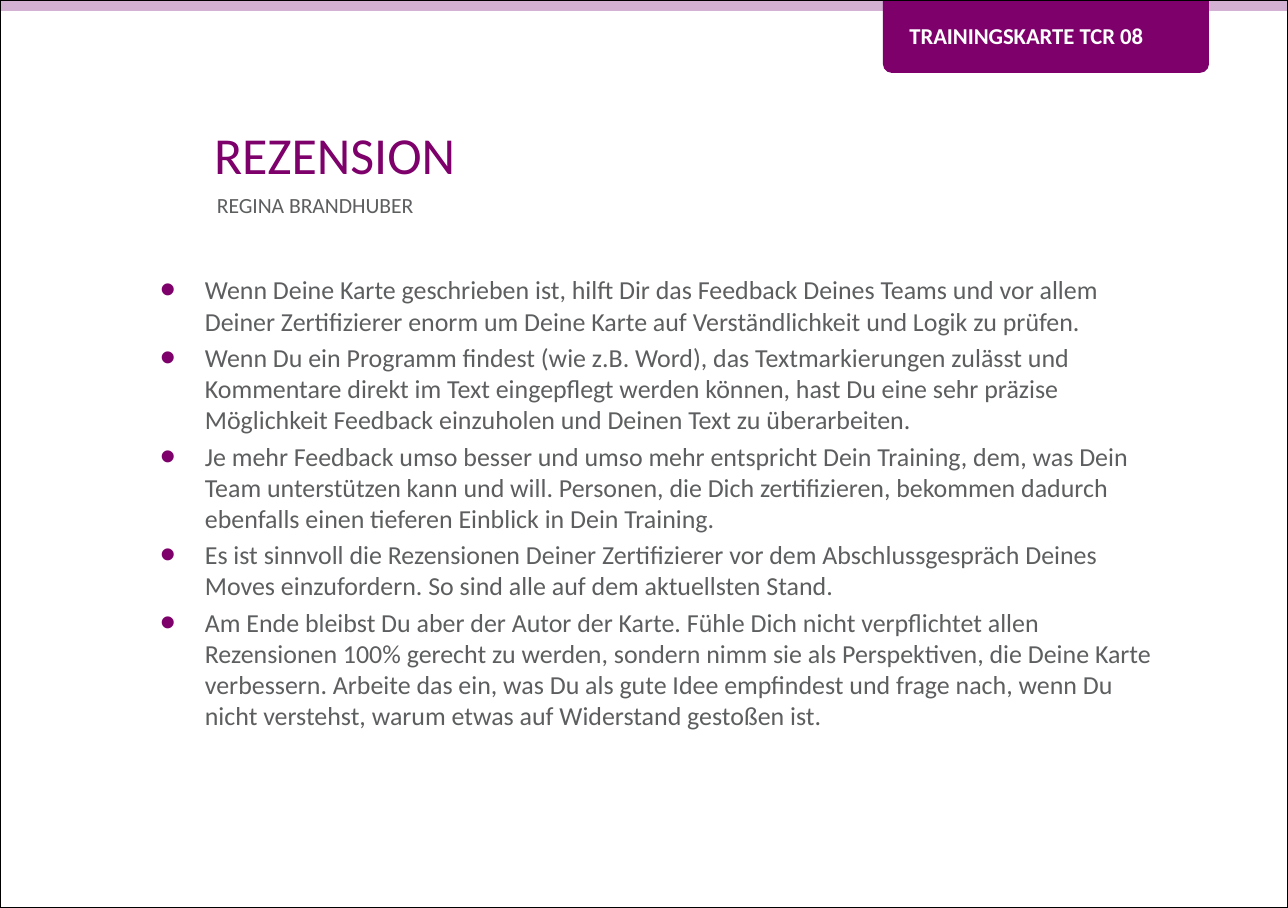
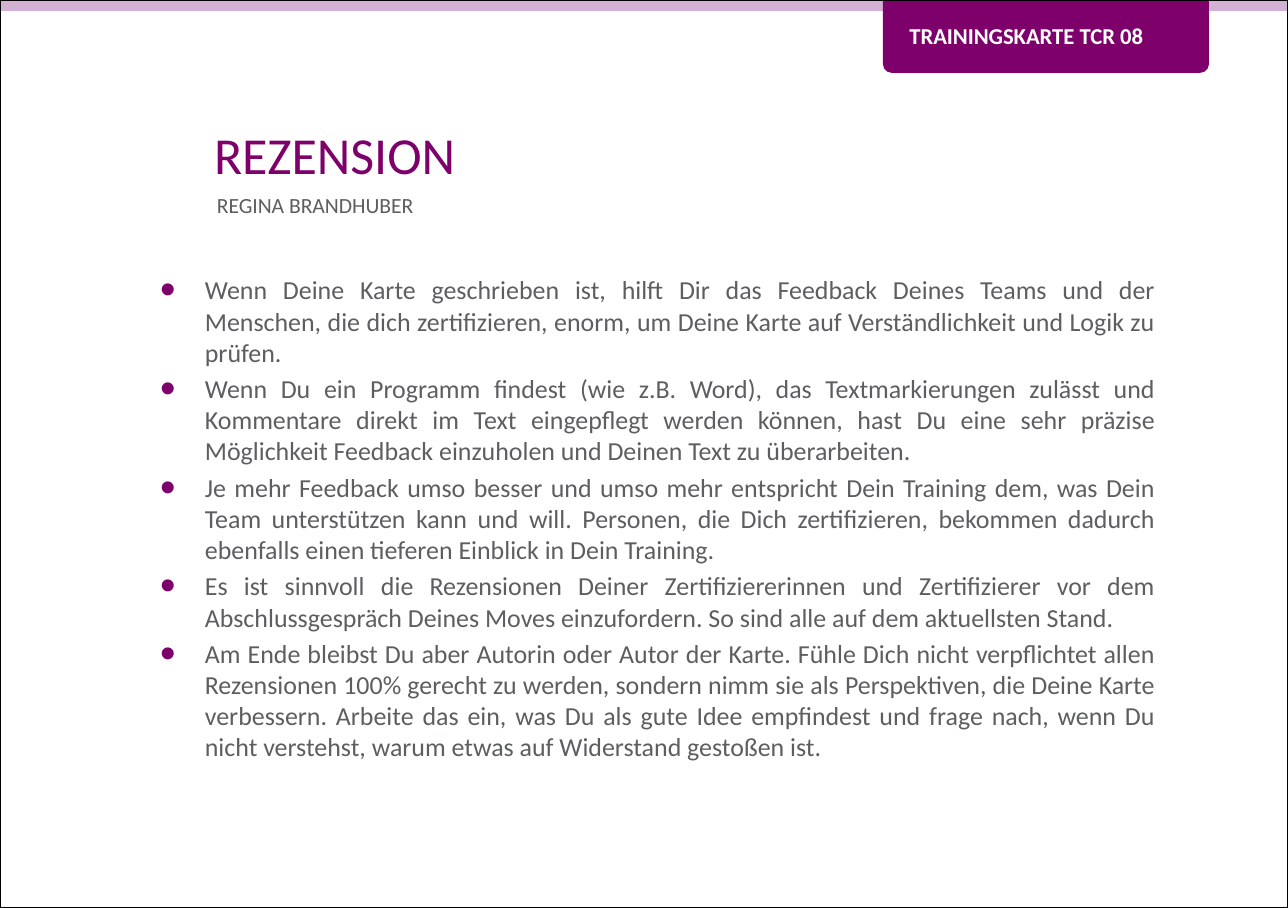
Before and after one commit to Teamtool/training-materials, a slide deck: slide 1 of training-cards/music moves/Training Cards (TRC)/ger/apprentice/ger_TCR_08_Rezension_MM_A.pptx. Drawn at 1288x908 pixels with LibreOffice and Linux fonts; fonts in the diff are those of the drawing; background and template pictures are left out. Boxes give left, top, right and bottom in pixels: in the first picture for what was removed or moved away, otherwise in the second. Text is boxed around its words. In the diff, an @@ line names an element or a change of style, - is before the commit and + after.

```diff
--- a/training-cards/music moves/Training Cards (TRC)/ger/apprentice/ger_TCR_08_Rezension_MM_A.pptx
+++ b/training-cards/music moves/Training Cards (TRC)/ger/apprentice/ger_TCR_08_Rezension_MM_A.pptx
@@ text at (x1=205, y1=281, x2=1155, y2=366): text changed @@
-• Wenn Deine Karte geschrieben ist, hilft Dir das Feedback Deines Teams und vor allem Deiner Zertifizierer enorm um Deine Karte auf Verständlichkeit und Logik zu prüfen.
+• Wenn Deine Karte geschrieben ist, hilft Dir das Feedback Deines Teams und der Menschen, die dich zertifizieren, enorm, um Deine Karte auf Verständlichkeit und Logik zu prüfen.
@@ text at (x1=205, y1=379, x2=1155, y2=465): alignment left to justified @@
@@ text at (x1=205, y1=479, x2=1155, y2=761): text changed @@
-• Je mehr Feedback umso besser und umso mehr entspricht Dein Training, dem, was Dein Team unterstützen kann und will. Personen, die Dich zertifizieren, bekommen dadurch ebenfalls einen tieferen Einblick in Dein Training.
-• Es ist sinnvoll die Rezensionen Deiner Zertifizierer vor dem Abschlussgespräch Deines Moves einzufordern. So sind alle auf dem aktuellsten Stand.
-• Am Ende bleibst Du aber der Autor der Karte. Fühle Dich nicht verpflichtet allen Rezensionen 100% gerecht zu werden, sondern nimm sie als Perspektiven, die Deine Karte verbessern. Arbeite das ein, was Du als gute Idee empfindest und frage nach, wenn Du nicht verstehst, warum etwas auf Widerstand gestoßen ist.
+• Je mehr Feedback umso besser und umso mehr entspricht Dein Training dem, was Dein Team unterstützen kann und will. Personen, die Dich zertifizieren, bekommen dadurch ebenfalls einen tieferen Einblick in Dein Training.
+• Es ist sinnvoll die Rezensionen Deiner Zertifiziererinnen und Zertifizierer vor dem Abschlussgespräch Deines Moves einzufordern. So sind alle auf dem aktuellsten Stand.
+• Am Ende bleibst Du aber Autorin oder Autor der Karte. Fühle Dich nicht verpflichtet allen Rezensionen 100% gerecht zu werden, sondern nimm sie als Perspektiven, die Deine Karte verbessern. Arbeite das ein, was Du als gute Idee empfindest und frage nach, wenn Du nicht verstehst, warum etwas auf Widerstand gestoßen ist.
```
Also in this commit, not shown: 1 other slide changed, 1 other file.
